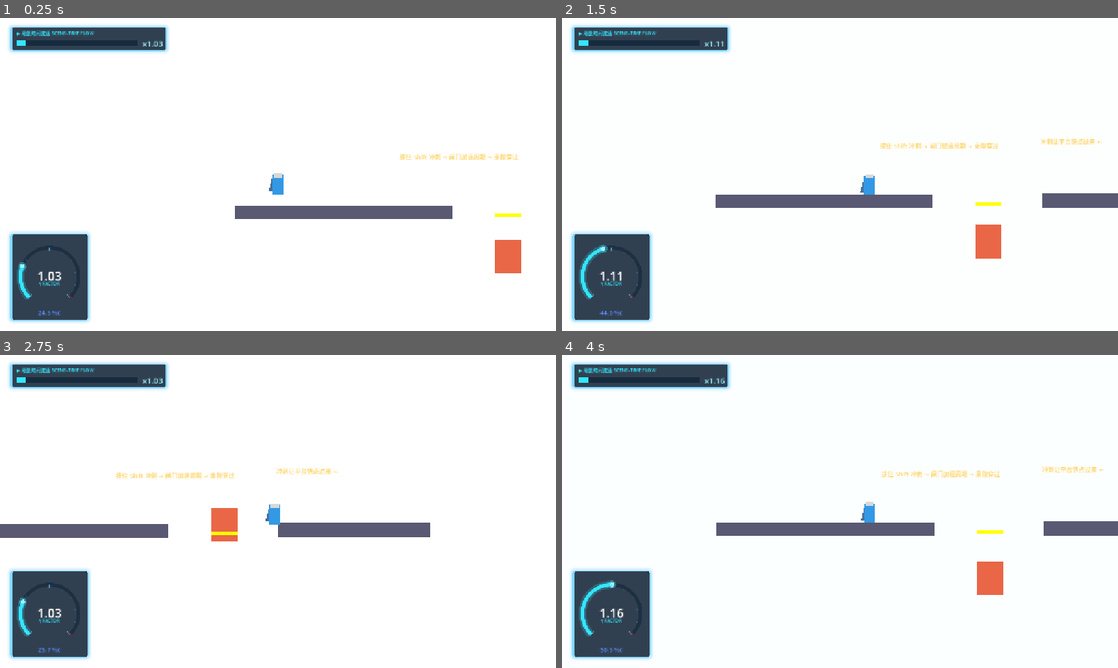
Above: before the commit, frames 1-4 (two rows, left to right).
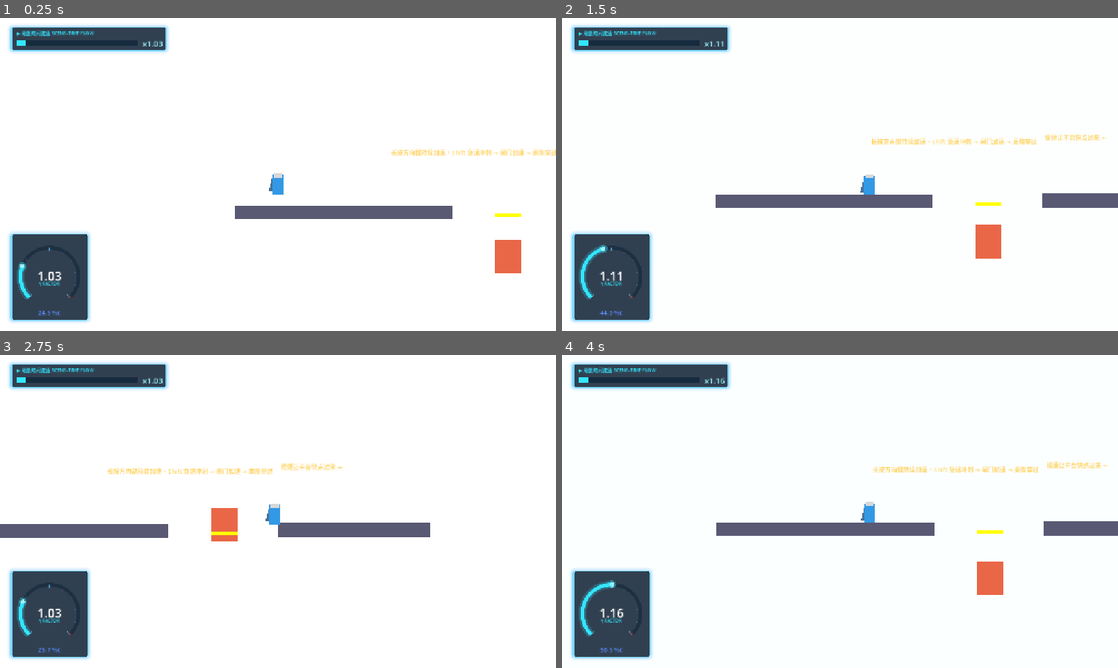
Above: after the commit, the same moments.

Repository: moss-550-w/Relativity-Puzzle
Game: Godot game, scene res://scenes/world_1_lorentz/level_1_1.tscn
Two runs of this game, one before a commit and one after it. Both use one fixed random seed, a clock stepped at 60 frames per second and the inputs below.
Inputs:
- Up to frame 1 (0.25 s): no input
- Up to frame 2 (1.5 s): hold Space (jump) 0.53-1.28 s; hold D (move_right) from 0.53 s (still down); tap Shift (sprint) at 1.35 s
- Up to frame 3 (2.75 s): tap Space (jump) at 1.52, 1.55, 1.82 s; release D (move_right) at 2.03 s; hold A (move_left) from 2.03 s (still down); hold Space (jump) from 2.03 s (still down)
- Up to frame 4 (4 s): release A (move_left) at 2.78 s; release Space (jump) at 2.78 s; hold D (move_right) from 2.78 s (still down); tap Shift (sprint) at 2.85 s; tap Space (jump) at 3.02, 3.05, 3.32 s; hold Space (jump) from 3.53 s (still down)

The runs differ from the first frame. In frame 1, 0.6% of the frame differs, in the area x 70-100%, y 41-46%; in frame 2, 0.8%; in frame 3, 0.9%, in the area x 19-62%, y 34-40%; in frame 4, 0.9%.

Commit message:
refactor(level): 将关卡通用逻辑抽离至level_base.gd
1.  将level_1_1.gd的通用关卡逻辑迁移至level_base.gd，包括玩家生成、重置、完成流程
2.  为关卡基类添加完成后按空格跳转下一关的输入处理
3.  新增关卡配置参数，支持在tscn中自定义出生点、掉落阈值、关卡尺寸和完成文本
4.  新增术语表和设计文档，统一项目开发规范

Diff:
--- a/scenes/world_1_lorentz/level_1_1.gd
+++ b/scenes/world_1_lorentz/level_1_1.gd
@@ -1,143 +1,12 @@
-extends Node2D
+extends "res://scenes/world_1_lorentz/level_base.gd"
 ## M1-1 关卡控制器 — "三重时间考验"
-##
-## Zone 0: 起点 — 玩家自由行走，感受正常时间流速
-## Zone 1: 闸门 — 冲刺 → 闸门周期加速 → 乘隙穿过（教学核心）
-## Zone 2: 移动平台 — 冲刺 → 平台加速靠岸（强化理解）
+## Zone 1: 闸门 — 提速让闸门周期加速 → 乘隙穿过
+## Zone 2: 移动平台 — 提速让平台快进靠岸
 ## Zone 3: 终点碎片
 
-const _Player = preload("res://scripts/player/player.gd")
 
-const PLAYER_SPAWN := Vector2(100, 520)
-const FALL_Y: float = 800.0
-const LEVEL_WIDTH: float = 2800.0
-
-var _player: Node2D = null
-var _resettables: Array[Node] = []
-var _level_done: bool = false
-
-
-func _ready() -> void:
-	_spawn_player()
-	_spawn_hud()
-	_spawn_hints()
-	_spawn_overlay()
-	_spawn_killzone()
-	_cache_resettables()
-	GameState.puzzle_reset.connect(_on_puzzle_reset)
-	GameState.level_completed.connect(_on_level_completed)
-
-
-# ============================================================
-# 生成
-# ============================================================
-
-func _spawn_player() -> void:
-	var scene: PackedScene = load("res://scenes/player.tscn")
-	if not scene:
-		return
-	_player = scene.instantiate()
-	_player.global_position = PLAYER_SPAWN
-	add_child(_player)
-
-
-func _spawn_hud() -> void:
-	var script: Script = load("res://scripts/ui/relative_clock.gd")
-	if not script:
-		return
-	var hud := CanvasLayer.new()
-	hud.name = "HUD"
-	hud.layer = 10
-	hud.set_script(script)
-	add_child(hud)
-
-
-func _spawn_overlay() -> void:
-	var s: Script = load("res://scripts/ui/time_warp_overlay.gd")
-	if s:
-		var o := CanvasLayer.new()
-		o.set_script(s)
-		o.layer = -1
-		add_child(o)
-
-
-func _spawn_killzone() -> void:
-	var kz := Area2D.new()
-	kz.name = "KillZone"
-	kz.collision_layer = 1
-	kz.collision_mask = 2
-	kz.position = Vector2(LEVEL_WIDTH / 2.0, FALL_Y)
-	var shape := CollisionShape2D.new()
-	var rect := RectangleShape2D.new()
-	rect.size = Vector2(LEVEL_WIDTH, 200)
-	shape.shape = rect
-	kz.add_child(shape)
-	kz.body_entered.connect(_on_fall)
-	add_child(kz)
-
-
-
-func _spawn_hints() -> void:
-	_create_hint("按住 Shift 冲刺 → 闸门加速周期 → 乘隙穿过", Vector2(380, 480))
-	_create_hint("冲刺让平台快点过来 ←", Vector2(750, 470))
-
-func _create_hint(text: String, pos: Vector2) -> void:
-	var label := Label.new()
-	label.text = text
-	label.position = pos
-	label.add_theme_font_size_override("font_size", 14)
-	label.add_theme_color_override("font_color", Color(1, 0.8, 0.3, 0.8))
-	add_child(label)
-func _cache_resettables() -> void:
-	for child in get_children():
-		if child is Node and child.has_method("reset_state"):
-			_resettables.append(child as Node)
-
-# ============================================================
-# 信号
-# ============================================================
-
-func _on_fall(body: Node2D) -> void:
-	if _level_done:
-		return
-	if body == _player:
-		_reset_level()
-
-
-func _on_puzzle_reset() -> void:
-	_reset_level()
-
-
-func _on_level_completed(_name: String) -> void:
-	if _level_done:
-		return
-	_level_done = true
-	if _player and _player.has_method("set_frozen"):
-		_player.set_frozen(true)
-
-	var msg := Label.new()
-	msg.text = "[ 关卡完成: 时间膨胀 ]\n冲刺即时间，静止即永恒"
-	msg.horizontal_alignment = HORIZONTAL_ALIGNMENT_CENTER
-	msg.vertical_alignment = VERTICAL_ALIGNMENT_CENTER
-	msg.add_theme_font_size_override("font_size", 36)
-	msg.add_theme_color_override("font_color", Color.GOLD)
-	msg.set_anchors_and_offsets_preset(Control.PRESET_FULL_RECT)
-
-	var layer := CanvasLayer.new()
-	layer.layer = 100
-	layer.add_child(msg)
-	add_child(layer)
-
-
-# ============================================================
-# 重置
-# ============================================================
-
-func _reset_level() -> void:
-	TimeManager.reset()
-	if _player:
-		_player.velocity = Vector2.ZERO
-		_player.global_position = PLAYER_SPAWN
-	for node in _resettables:
-		if node.has_method("reset_state"):
-			node.reset_state()
+func _get_hints() -> Array:
+	return [
+		{"text": "长按方向键持续加速，Shift 急速冲刺 → 闸门加速 → 乘隙穿过", "pos": Vector2(360, 470)},
+		{"text": "提速让平台快点过来 ←", "pos": Vector2(760, 460)},
+	]
--- a/scenes/world_1_lorentz/level_1_1.tscn
+++ b/scenes/world_1_lorentz/level_1_1.tscn
@@ -19,6 +19,13 @@
 
 [node name="Level1_1" type="Node2D" unique_id=1547285248]
 script = ExtResource("1_ctrl")
+player_spawn = Vector2(100, 520)
+fall_y = 800.0
+level_center_x = 1400.0
+level_width = 2800.0
+complete_text = "[ 关卡完成: 时间膨胀 ]
+冲刺即时间，静止即永恒"
+next_level_path = "res://scenes/world_1_lorentz/level_1_2.tscn"
 
 [node name="FloorSpawn" type="StaticBody2D" parent="." unique_id=1820252636]
 position = Vector2(250, 620)
--- a/scenes/world_1_lorentz/level_base.gd
+++ b/scenes/world_1_lorentz/level_base.gd
@@ -137,8 +137,12 @@
 	if _player and _player.has_method("set_frozen"):
 		_player.set_frozen(true)
 
+	var full := complete_text
+	if next_level_path != "":
+		full += "\n\n按 空格 进入下一关"
+
 	var msg := Label.new()
-	msg.text = complete_text
+	msg.text = full
 	msg.horizontal_alignment = HORIZONTAL_ALIGNMENT_CENTER
 	msg.vertical_alignment = VERTICAL_ALIGNMENT_CENTER
 	msg.add_theme_font_size_override("font_size", 36)
@@ -149,6 +153,13 @@
 	layer.layer = 100
 	layer.add_child(msg)
 	add_child(layer)
+
+
+func _unhandled_input(event: InputEvent) -> void:
+	# 完成后按跳跃键进入下一关
+	if _level_done and next_level_path != "" and event.is_action_pressed("jump"):
+		GameState.current_level += 1
+		get_tree().change_scene_to_file(next_level_path)
 
 
 # ============================================================
Not shown, added: docs/design-doc.md
Not shown, added: docs/terminology-glossary.md
